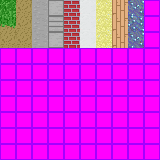
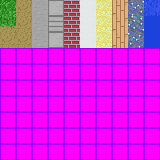
Comparing the layer stacks of the two 160x160 images. Changes:
removed layer "Pasted Layer" over [128, 32, 144, 48]
removed layer "Layer #1" over [128, 0, 159, 48]
painted on "Layer" over [128, 0, 160, 48]
